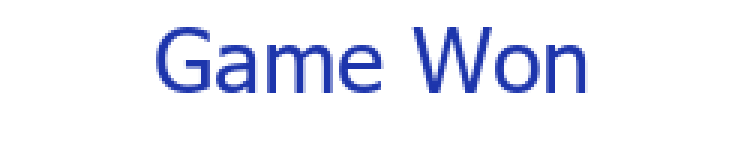
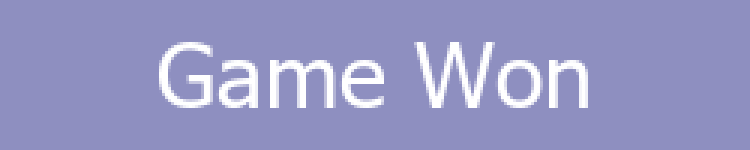
Layer changes from the first 750 × 150 image to the second:
painted on "Game Won" over [156, 27, 588, 108]
added layer "New Layer" (50%) above "Background" over [0, 0, 750, 150]
